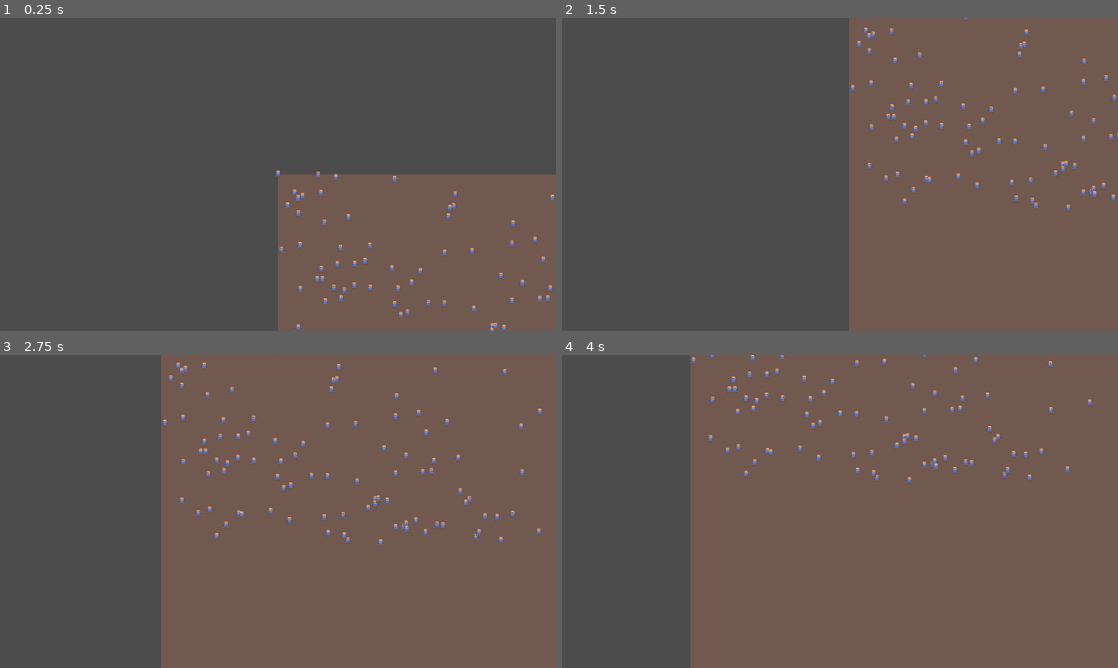
Above: before the commit, frames 1-4 (two rows, left to right).
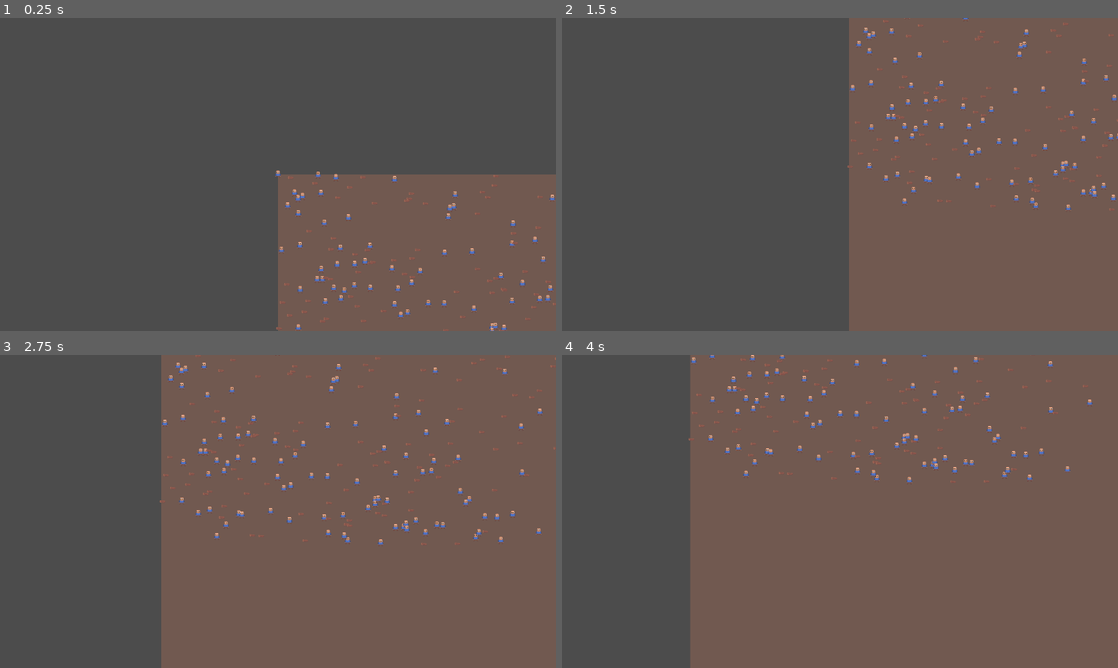
Above: after the commit, the same moments.

Repository: speakk/gnome_village
Game: Godot game, scene res://main.tscn
Same seed, same stepped clock (60 frames per second), same inputs: the game is played once before the commit and once after it.
Inputs (mouse positions are in pixels of both pictures, inside the frame that each line leads up to):
- Up to frame 1 (0.25 s): no input
- Up to frame 2 (1.5 s): tap Enter at 0.5 s; move the mouse to (962, 158) at 0.52 s; hold S (pan_camera_down) 0.53-1.28 s; move the mouse to (728, 190) at 1.27 s; tap A (pan_camera_left) at 1.35 s
- Up to frame 3 (2.75 s): move the mouse to (333, 442) at 2.02 s; hold D (pan_camera_right) from 2.03 s (still down)
- Up to frame 4 (4 s): move the mouse to (812, 574) at 2.77 s; release D (pan_camera_right) at 2.78 s; tap W (pan_camera_up) at 2.85 s; move the mouse to (1006, 558) at 3.52 s; hold S (pan_camera_down) from 3.53 s (still down)

The runs differ from the first frame. In frame 1, 0.2% of the frame differs, in the area x 49-100%, y 50-100%; in frame 2, 0.2%; in frame 3, 0.3%, in the area x 28-100%, y 0-61%; in frame 4, 0.2%.

Commit message:
Rudimentary crafting materials

Diff:
--- a/BuildingTypes.gd
+++ b/BuildingTypes.gd
@@ -5,8 +5,8 @@
 }
 
 var building_requirements := {
-	BuildingType.Wall: [Materials.MaterialRequirement.new(Materials.MaterialTypes.Wood, 5)] as Array[Materials.MaterialRequirement]
+	BuildingType.Wall: [MaterialRequirement.new(CraftingMaterials.CraftingMaterialId.Wood, 5)] as Array[MaterialRequirement]
 }
 
-func get_building_requirements(building_type: BuildingType) -> Array[Materials.MaterialRequirement]:
-	return building_requirements[building_type] as Array[Materials.MaterialRequirement]
+func get_building_requirements(building_type: BuildingType) -> Array[MaterialRequirement]:
+	return building_requirements[building_type] as Array[MaterialRequirement]
--- a/MainMap.gd
+++ b/MainMap.gd
@@ -7,34 +7,41 @@
 const MAP_SIZE_X: int = 120
 const MAP_SIZE_Y: int = 90
 
-const GROUND_PLAYER = 0
-const BUILDING_LAYER = 1
+enum Layers {
+	Ground, Building, Materials
+}
+#
+#const Layers.Ground = 0
+#const Layers.Building = 1
+#const MATERIALS_LAYER = 2
 
 var map_entities := {
-	BUILDING_LAYER: [] as Array[Node2D]
+	Layers.Building: [] as Array[Node2D],
+	Layers.Materials: [] as Array[Node2D]
 }
 
 func _ready() -> void:
-	add_layer(GROUND_PLAYER)
-	add_layer(BUILDING_LAYER)
+	add_layer(Layers.Ground)
+	add_layer(Layers.Building)
+	add_layer(Layers.Materials)
 
 	for x in MAP_SIZE_X:
 		for y in MAP_SIZE_Y:
-			set_cell(GROUND_PLAYER, Vector2i(x, y), tile_set.get_source_id(0), Vector2i(0, 0))
+			set_cell(Layers.Ground, Vector2i(x, y), tile_set.get_source_id(0), Vector2i(0, 0))
 
 	# TODO: Instead of this, keep a proper x-y map of entities so you don't have to rely on tile_data
-	set_layer_modulate(BUILDING_LAYER, Color.TRANSPARENT)
+	set_layer_modulate(Layers.Building, Color.TRANSPARENT)
 
 	Events.map_ready.emit(self)
 
 func _process(delta: float) -> void:
 	if Input.is_action_pressed("map_interact_a"):
 		var tile_position: Vector2i = local_to_map(get_local_mouse_position())
-		var tile_data: TileData = get_cell_tile_data(BUILDING_LAYER, tile_position)
+		var tile_data: TileData = get_cell_tile_data(Layers.Building, tile_position)
 
 	# 	TODO: Instead of this, keep a proper x-y map of entities so you don't have to rely on tile_data
 		if not tile_data:
-			set_cell(BUILDING_LAYER, tile_position, tile_set.get_source_id(0), Vector2i(1, 0))
+			set_cell(Layers.Building, tile_position, tile_set.get_source_id(0), Vector2i(1, 0))
 
 
 			#var blueprint := Blueprint.new().initialize(BuildingTypes.BuildingType.Wall)
--- a/Materials.gd
+++ /dev/null
@@ -1,13 +0,0 @@
-extends Node
-
-enum MaterialTypes {
-	Wood, Stone
-}
-
-class MaterialRequirement:
-	var material_type: MaterialTypes
-	var amount: int
-
-	func _init(new_material_type: MaterialTypes = MaterialTypes.Wood, new_amount: int = 1) -> void:
-		material_type = new_material_type
-		amount = new_amount
--- /dev/null
+++ b/crafting_materials/CraftingMaterial.gd
@@ -0,0 +1,8 @@
+extends Resource
+
+class_name CraftingMaterial
+
+@export var texture: Texture2D = preload("res://assets/materials.png")
+@export var hframes: int = 2
+@export var vframes: int = 1
+@export var frame: int = 0
--- /dev/null
+++ b/crafting_materials/CraftingMaterials.gd
@@ -0,0 +1,15 @@
+extends Resource
+
+class_name CraftingMaterials
+
+enum CraftingMaterialId {
+	Wood, Stone
+}
+
+var list: Dictionary = {
+	CraftingMaterialId.Wood: preload("res://crafting_materials/wood.tres"),
+	CraftingMaterialId.Stone: preload("res://crafting_materials/stone.tres"),
+}
+
+func get_by_id(id: CraftingMaterialId) -> CraftingMaterial:
+	return list[id]
--- /dev/null
+++ b/crafting_materials/MaterialOnGround.gd
@@ -0,0 +1,22 @@
+extends Node2D
+
+class_name MaterialOnGround
+
+@onready var crafting_materials := preload("res://crafting_materials/CraftingMaterials.gd").new()
+
+@onready var sprite := $Sprite2D as Sprite2D
+
+var material_type: CraftingMaterials.CraftingMaterialId
+var crafting_material: CraftingMaterial
+
+func initialize(_material_type: CraftingMaterials.CraftingMaterialId) -> MaterialOnGround:
+	material_type = _material_type
+
+	return self
+
+func _ready() -> void:
+	crafting_material = crafting_materials.get_by_id(material_type)
+	sprite.texture = crafting_material.texture
+	sprite.hframes = crafting_material.hframes
+	sprite.vframes = crafting_material.vframes
+	sprite.frame = crafting_material.frame
--- /dev/null
+++ b/crafting_materials/MaterialOnGround.tscn
@@ -0,0 +1,9 @@
+[gd_scene load_steps=2 format=3 uid="uid://cde3rf84rjigj"]
+
+[ext_resource type="Script" path="res://crafting_materials/MaterialOnGround.gd" id="1_cp4rv"]
+
+[node name="MaterialOnGround" type="Node2D" groups=["material_on_ground"]]
+script = ExtResource("1_cp4rv")
+
+[node name="Sprite2D" type="Sprite2D" parent="."]
+z_index = 3
--- /dev/null
+++ b/crafting_materials/MaterialRequirement.gd
@@ -0,0 +1,10 @@
+extends Node
+
+class_name MaterialRequirement
+
+var material_type: CraftingMaterials.CraftingMaterialId
+var amount: int
+
+func _init(new_material_type: CraftingMaterials.CraftingMaterialId = CraftingMaterials.CraftingMaterialId.Wood, new_amount: int = 1) -> void:
+	material_type = new_material_type
+	amount = new_amount
--- /dev/null
+++ b/crafting_materials/stone.tres
@@ -0,0 +1,10 @@
+[gd_resource type="Resource" script_class="CraftingMaterial" load_steps=3 format=3 uid="uid://doarwt6s06tas"]
+
+[ext_resource type="Script" path="res://crafting_materials/CraftingMaterial.gd" id="1_wghth"]
+[ext_resource type="Texture2D" uid="uid://8s6yv2xyevt5" path="res://assets/materials.png" id="2_i3xwj"]
+
+[resource]
+script = ExtResource("1_wghth")
+texture = ExtResource("2_i3xwj")
+sheet_coordinate = Vector2i(0, 0)
+id = "wood"
--- /dev/null
+++ b/crafting_materials/wood.tres
@@ -0,0 +1,10 @@
+[gd_resource type="Resource" script_class="CraftingMaterial" load_steps=3 format=3 uid="uid://0c2uc588sd2a"]
+
+[ext_resource type="Script" path="res://crafting_materials/CraftingMaterial.gd" id="1_jslwb"]
+[ext_resource type="Texture2D" uid="uid://8s6yv2xyevt5" path="res://assets/materials.png" id="2_cv8rt"]
+
+[resource]
+script = ExtResource("1_jslwb")
+texture = ExtResource("2_cv8rt")
+sheet_coordinate = Vector2i(1, 0)
+id = "stone"
--- a/main.gd
+++ b/main.gd
@@ -1,6 +1,7 @@
 extends Node2D
 
 @onready var SETTLER := preload("res://settler/settler.tscn")
+@onready var MATERIAL_ON_GROUND := preload("res://crafting_materials/MaterialOnGround.tscn")
 
 func _ready() -> void:
 	#pass
@@ -8,3 +9,10 @@
 		var settler := SETTLER.instantiate()
 		settler.global_position = Vector2(randf_range(0, 1280), randf_range(0, 640))
 		add_child(settler)
+
+	var material_types: Array[CraftingMaterials.CraftingMaterialId] = [CraftingMaterials.CraftingMaterialId.Wood, CraftingMaterials.CraftingMaterialId.Stone]
+
+	for i in 100:
+		var material_on_ground := await (MATERIAL_ON_GROUND.instantiate() as MaterialOnGround).initialize(material_types.pick_random())
+		material_on_ground.global_position = Vector2(randf_range(0, 1280), randf_range(0, 640))
+		add_child(material_on_ground)
--- a/project.godot
+++ b/project.godot
@@ -18,7 +18,7 @@
 [autoload]
 
 Events="*res://Events.gd"
-Materials="*res://Materials.gd"
+Materials="*res://crafting_materials/MaterialRequirement.gd"
 BuildingTypes="*res://BuildingTypes.gd"
 BeehaveGlobalMetrics="*res://addons/beehave/metrics/beehave_global_metrics.gd"
 BeehaveGlobalDebugger="*res://addons/beehave/debug/global_debugger.gd"
--- a/settler/settler.tscn
+++ b/settler/settler.tscn
@@ -6,8 +6,8 @@
 [sub_resource type="CircleShape2D" id="CircleShape2D_5eduo"]
 radius = 3.0
 
-[sub_resource type="Animation" id="Animation_j4frm"]
-resource_name = "idle"
+[sub_resource type="Animation" id="Animation_tnvni"]
+length = 0.001
 tracks/0/type = "value"
 tracks/0/imported = false
 tracks/0/enabled = true
@@ -21,8 +21,8 @@
 "values": [0]
 }
 
-[sub_resource type="Animation" id="Animation_tnvni"]
-length = 0.001
+[sub_resource type="Animation" id="Animation_j4frm"]
+resource_name = "idle"
 tracks/0/type = "value"
 tracks/0/imported = false
 tracks/0/enabled = true
--- a/tasks/bring_resource_task.gd
+++ b/tasks/bring_resource_task.gd
@@ -10,9 +10,9 @@
 # - Deposit Material (not sure where to, yet... the blueprint itself, which is not a node yet)
 
 var target_tile: Vector2i
-var material_requirement: Materials.MaterialRequirement
+var material_requirement: MaterialRequirement
 
-func initialize(_target_tile: Vector2i, _material_requirement: Materials.MaterialRequirement) -> BringResourceTask:
+func initialize(_target_tile: Vector2i, _material_requirement: MaterialRequirement) -> BringResourceTask:
 	target_tile = _target_tile
 	material_requirement = _material_requirement
 
Binary file changed: assets/materials.aseprite
Binary file changed: assets/materials.png
